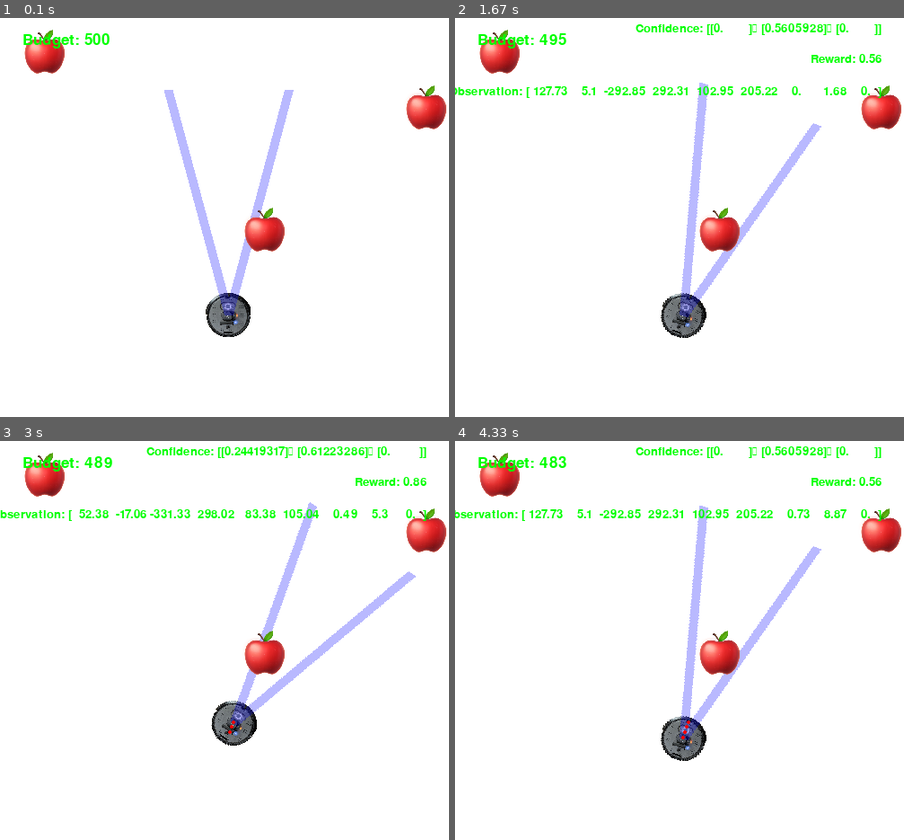
Above: before the commit, frames 1-4 (two rows, left to right).
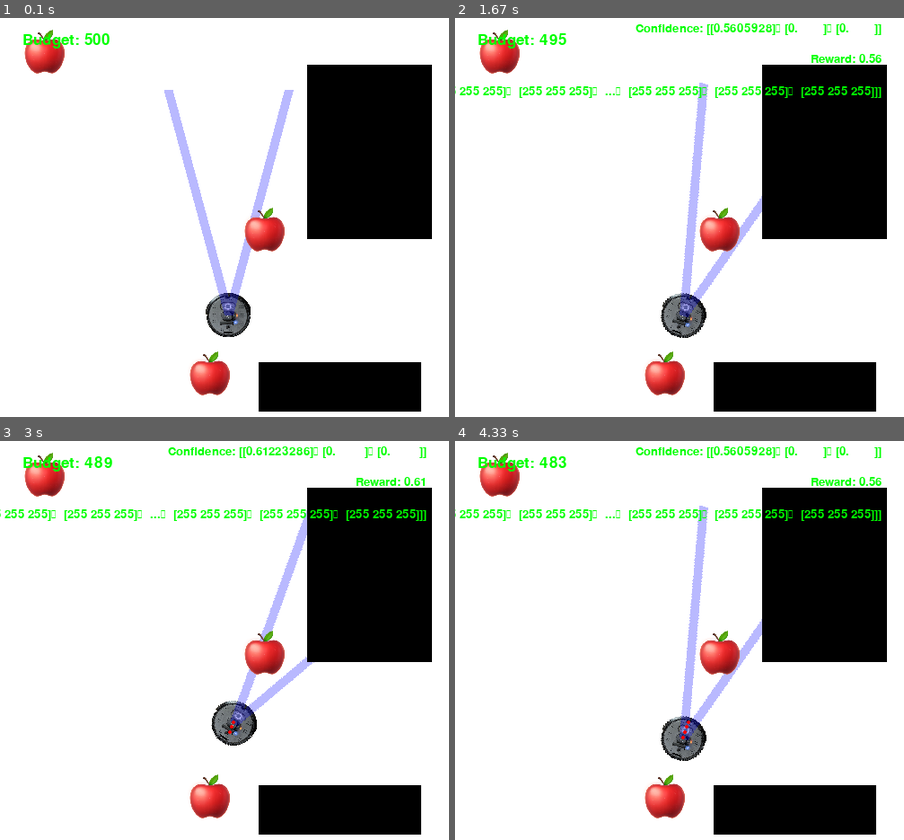
Above: after the commit, the same moments.

Repository: Anwealso/ReLOaD
Game: pygame game, started from reload/simplesim/env_gym.py
The game is run twice, just before and just after one commit, with the same random seed, the same clock (stepped at 60 frames per second) and the same inputs.
Inputs:
- Up to frame 1 (0.1 s): no input
- Up to frame 2 (1.67 s): hold Space 0.33-0.8 s; hold Right 0.33-0.8 s; tap Space at 0.83, 1.33 s; hold Right from 1.27 s (still down)
- Up to frame 3 (3 s): release Right at 1.82 s; hold Up 1.85-2.47 s; tap Space at 1.92, 2.57 s; hold Right from 2.5 s (still down)
- Up to frame 4 (4.33 s): release Right at 3.1 s; hold Left 3.13-3.73 s; tap Space at 3.2, 3.83 s; hold Down from 3.77 s (still down)

The runs differ from the first frame. In frame 1, 18% of the frame differs, in the area x 42-100%, y 11-99%; in frame 2, 19%; in frame 3, 20%, in the area x 0-100%, y 1-99%; in frame 4, 19%.

Commit message:
Got rl training CNN from image running

Diff:
--- /dev/null
+++ b/reload/simplesim/atari_demo.py
@@ -0,0 +1,80 @@
+from stable_baselines3.common.env_util import make_atari_env
+from stable_baselines3.common.vec_env import VecFrameStack
+from stable_baselines3 import A2C, PPO, DQN, DDPG, TD3
+from stable_baselines3.common.env_util import make_vec_env
+from stable_baselines3.common.env_checker import check_env
+
+# Import our main environment
+from env_gym import SimpleSimGym
+# Environment Parameters
+STARTING_BUDGET = 500
+NUM_TARGETS = 2
+PLAYER_FOV = 60
+RENDER_MODE = "rgb_array"
+# This simple toggle can be used to switch which environment we are training the notebook on
+env_mode = 2  # 0 for GoLeft, 1 for GoDownLeft, 2 for SimpleSimGym
+
+
+config = {
+    "policy": 'MlpPolicy',
+    "total_timesteps": 20_000,
+    "logdir": "logs/",
+    "savedir": "saved_models/"
+}
+
+
+# --------------------------------- SIMPLESIM -------------------------------- #
+# Import our main environment
+from env_gym import SimpleSimGym
+# Environment Parameters
+STARTING_BUDGET = 500
+NUM_TARGETS = 2
+PLAYER_FOV = 60
+RENDER_MODE = "rgb_array"
+# This simple toggle can be used to switch which environment we are training the notebook on
+# env_mode = 2  # 0 for GoLeft, 1 for GoDownLeft, 2 for SimpleSimGym
+
+env = SimpleSimGym(starting_budget=STARTING_BUDGET, num_targets=NUM_TARGETS, player_fov=PLAYER_FOV, render_mode=None)
+vec_env = make_vec_env(SimpleSimGym, n_envs=1, monitor_dir=config["logdir"], env_kwargs=dict(starting_budget=STARTING_BUDGET, num_targets=NUM_TARGETS, player_fov=PLAYER_FOV, render_mode=RENDER_MODE))
+# vec_env = VecFrameStack(vec_env, n_stack=4)
+vec_env = VecFrameStack(vec_env, n_stack=1)
+
+# ----------------------------------- ATARI ---------------------------------- #
+# # There already exists an environment generator
+# # that will make and wrap atari environments correctly.
+# # Here we are also multi-worker training (n_envs=4 => 4 environments)
+# vec_env = make_atari_env("PongNoFrameskip-v4", n_envs=4, seed=0)
+# # Frame-stacking with 4 frames
+# vec_env = VecFrameStack(vec_env, n_stack=4)
+
+
+# If the environment don't follow the interface, an error will be thrown
+check_env(env, warn=True)
+
+# ----------------------------------- MODEL ---------------------------------- #
+model = PPO("CnnPolicy", vec_env, verbose=1)
+# model = DQN('MlpPolicy', vec_env, learning_rate=1e-3, prioritized_replay=True, verbose=1)
+# model = ACER('CnnPolicy', vec_env, verbose=1)
+
+
+# --------------------------------- TRAINING --------------------------------- #
+model.learn(total_timesteps=config["total_timesteps"], progress_bar=True)
+print("Done with training.")
+
+
+# ----------------------------------- EVAL ----------------------------------- #
+RENDER_MODE = "human"
+env = SimpleSimGym(starting_budget=STARTING_BUDGET, num_targets=NUM_TARGETS, player_fov=PLAYER_FOV, render_mode=None)
+eval_vec_env = make_vec_env(SimpleSimGym, n_envs=1, monitor_dir=config["logdir"], env_kwargs=dict(starting_budget=STARTING_BUDGET, num_targets=NUM_TARGETS, player_fov=PLAYER_FOV, render_mode=RENDER_MODE))
+
+print("Running validation ...")
+obs = eval_vec_env.reset()
+i=0
+while True:
+    print(f"Step {i}")
+    i+=1
+
+    action, _states = model.predict(obs, deterministic=False)
+    obs, rewards, dones, info = eval_vec_env.step(action)
+
+    eval_vec_env.render()
--- a/reload/simplesim/env.py
+++ b/reload/simplesim/env.py
@@ -236,7 +236,7 @@
 
         self.curriculum = 1  # no limit unless this member variable is set manually
         self.min_target_dist = 0  # was 80
-        self.num_walls = 0
+        self.num_walls = 2
         # self.spawn_walls(self.num_walls)
         self.spawn_robot(player_fov)
         self.spawn_targets(self.num_targets)
@@ -641,6 +641,25 @@
 
         return state_dict
 
+    def fully_explored(self, target_index):
+        """
+        Check if a target has been surveyed good-enough
+        """
+
+        confidence_threshold = 10
+
+        if np.sum(self.confidences[target_index, :]) > confidence_threshold:
+            return True
+        else:
+            return False
+
+    def all_fully_explored(self):
+        for target_index in range(0, len(self.targets)):
+            if not self.fully_explored(target_index):
+                return False
+
+        return True
+
     def step(self, action):
         """
         Runs the game logic (controller)
@@ -717,13 +736,15 @@
         if self.render_mode == "rgb_array":
             return self._render_frame()
 
-    def _render_frame(self):
+    def _render_frame(self, render_mode=None):
+        if render_mode == None:
+            render_mode = self.render_mode
         pygame.init()
-        if self.window is None and self.render_mode == "human":
+        if self.window is None and render_mode == "human":
             pygame.display.init()
             self.window = pygame.display.set_mode((self.window_size, self.window_size))
             pygame.display.set_caption("ReLOaD Simulator")
-        if self.clock is None and self.render_mode == "human":
+        if self.clock is None and render_mode == "human":
             self.clock = pygame.time.Clock()
 
         # ------------------ Create the base canvas and load assets ------------------ #
@@ -825,21 +846,23 @@
         # pygame.draw.circle(canvas, (0, 255, 0), (self.robot.x, self.robot.y), 5) # robot centre
 
         # Draw the targets
-        for target in self.targets:
-            # Set the sprite and hitbox size
-            if target.rank == 1:
-                image = target50
-            elif target.rank == 2:
-                image = target100
-            else:
-                image = target150
-
-            # Setup Render Surfs
-            rotated_target_surf = pygame.transform.rotate(image, target.angle - 90)
-            rotated_target_rect = rotated_target_surf.get_rect()
-            rotated_target_rect.center = (target.x, target.y)
-            canvas.blit(rotated_target_surf, rotated_target_rect)
-            # pygame.draw.circle(canvas, (0, 255, 0), (target.x, target.y), 5) # target centre
+        for target_index, target in enumerate(self.targets):
+            # if render_mode == "human" or not self.fully_explored(target_index):
+            if not self.fully_explored(target_index):
+                # Set the sprite and hitbox size
+                if target.rank == 1:
+                    image = target50
+                elif target.rank == 2:
+                    image = target100
+                else:
+                    image = target150
+
+                # Setup Render Surfs
+                rotated_target_surf = pygame.transform.rotate(image, target.angle - 90)
+                rotated_target_rect = rotated_target_surf.get_rect()
+                rotated_target_rect.center = (target.x, target.y)
+                canvas.blit(rotated_target_surf, rotated_target_rect)
+                # pygame.draw.circle(canvas, (0, 255, 0), (target.x, target.y), 5) # target centre
 
         # Draw the walls
         wall: Wall
@@ -856,42 +879,43 @@
             # pygame.draw.circle(canvas, (0, 0, 255), (wall.xmin, wall.ymin), 5)
             # pygame.draw.circle(canvas, (0, 0, 255), (wall.xmax, wall.ymax), 5)
 
-        # Draw the robot's trail
-        for point in self.robot.trail:
-            pygame.draw.circle(canvas, (255, 0, 0), point, 2)
-
-        # Draw the onscreen menu text
-        # font = pygame.font.SysFont("arial", 30)
-        font = pygame.font.Font(None, 25)
-
-        budget_text = font.render("Budget: " + str(self.budget), 1, (0, 255, 0))
-        canvas.blit(budget_text, (25, 25))
-
-        play_again_text = font.render("Press Tab to Play Again", 1, (0, 255, 0))
-        if self.gameover:
-            canvas.blit(
-                play_again_text,
-                (
-                    self.window_size // 2 - play_again_text.get_width() // 2,
-                    self.window_size // 2 - play_again_text.get_height() // 2,
-                ),
-            )
-
-        pause_text = font.render("Press P to Unpause", 1, (0, 255, 0))
-        if self.paused:
-            canvas.blit(
-                pause_text,
-                (
-                    self.window_size // 2 - pause_text.get_width() // 2,
-                    self.window_size // 2 - pause_text.get_height() // 2,
-                ),
-            )
-
-        # Render the socreboard info
-        self.render_scoreboard(canvas)
+        if render_mode == "human":
+            # Draw the robot's trail
+            for point in self.robot.trail:
+                pygame.draw.circle(canvas, (255, 0, 0), point, 2)
+
+            # Draw the onscreen menu text
+            # font = pygame.font.SysFont("arial", 30)
+            font = pygame.font.Font(None, 25)
+
+            budget_text = font.render("Budget: " + str(self.budget), 1, (0, 255, 0))
+            canvas.blit(budget_text, (25, 25))
+
+            play_again_text = font.render("Press Tab to Play Again", 1, (0, 255, 0))
+            if self.gameover:
+                canvas.blit(
+                    play_again_text,
+                    (
+                        self.window_size // 2 - play_again_text.get_width() // 2,
+                        self.window_size // 2 - play_again_text.get_height() // 2,
+                    ),
+                )
+
+            pause_text = font.render("Press P to Unpause", 1, (0, 255, 0))
+            if self.paused:
+                canvas.blit(
+                    pause_text,
+                    (
+                        self.window_size // 2 - pause_text.get_width() // 2,
+                        self.window_size // 2 - pause_text.get_height() // 2,
+                    ),
+                )
+
+            # Render the socreboard info
+            self.render_scoreboard(canvas)
 
         # --------------- Send the rendered view to the relevant viewer -------------- #
-        if self.render_mode == "human":
+        if render_mode == "human":
             # The following line copies our drawings from `canvas` to the visible window
             self.window.blit(canvas, canvas.get_rect())
             pygame.event.pump()
--- a/reload/simplesim/env_gym.py
+++ b/reload/simplesim/env_gym.py
@@ -5,6 +5,8 @@
 import time
 import gymnasium as gym
 from gymnasium import spaces
+from matplotlib import pyplot as plt
+from PIL import Image
 
 
 class SimpleSimGym(gym.Env):
@@ -42,30 +44,43 @@
         self.action_space = spaces.Discrete(5)
 
         max_dist = math.sqrt(2 * (self.game.window_size**2))
+
+
+        self.image_size = 84
         # Observations (visible state):
-        self.observation_space_unflattened = spaces.Dict(
-            {
-                # "agent": spaces.Box(
-                #     np.array([0, 0, 0]).astype(np.float32),
-                #     np.array(
-                #         [self.game.window_size, self.game.window_size, 359]
-                #     ).astype(np.float32),
-                # ),  # agent (x, y, angle)
-                "targets": spaces.Box(
-                    low=-max_dist,
-                    high=self.game.starting_budget*self.game.num_targets,
-                    shape=(3, num_targets),
-                    dtype=np.float32,
-                ),  # target position (rel_x, rel_y, target_sum_conf)
-                # "environment": spaces.Box(
-                #     np.array([0]).astype(np.float32),
-                #     np.array([self.game.starting_budget]).astype(np.float32),
-                # ),  # environment remaining budget
-            }
-        )
-        self.observation_space = spaces.utils.flatten_space(
-            self.observation_space_unflattened
-        )
+        self.observation_space = spaces.Box(
+            low=0,
+            high=255,
+            shape=(self.image_size, self.image_size, 3),
+            dtype=np.uint8
+        )
+
+
+
+        # # Observations (visible state):
+        # self.observation_space_unflattened = spaces.Dict(
+        #     {
+        #         # "agent": spaces.Box(
+        #         #     np.array([0, 0, 0]).astype(np.float32),
+        #         #     np.array(
+        #         #         [self.game.window_size, self.game.window_size, 359]
+        #         #     ).astype(np.float32),
+        #         # ),  # agent (x, y, angle)
+        #         "targets": spaces.Box(
+        #             low=-max_dist,
+        #             high=self.game.starting_budget*self.game.num_targets,
+        #             shape=(3, num_targets),
+        #             dtype=np.float32,
+        #         ),  # target position (rel_x, rel_y, target_sum_conf)
+        #         # "environment": spaces.Box(
+        #         #     np.array([0]).astype(np.float32),
+        #         #     np.array([self.game.starting_budget]).astype(np.float32),
+        #         # ),  # environment remaining budget
+        #     }
+        # )
+        # self.observation_space = spaces.utils.flatten_space(
+        #     self.observation_space_unflattened
+        # )
 
         self.current_entropies = np.zeros((self.game.num_targets, 1), dtype=np.float32)
         self.target_rewards = [0, 0]
@@ -74,49 +89,59 @@
         self.clock = None
 
     def _get_obs(self):
-        # ----------------------------------- AGENT ---------------------------------- #
-        # Agent x,y,angle
-        # agent_x_cart = self.game.robot.x
-        # agent_y_cart = self.game.window_size - self.game.robot.x
-        # agent_info = np.array(
-        #     [agent_x_cart, agent_y_cart, self.game.robot.angle]
-        # ).astype(np.float32)
-
-        # ---------------------------------- TARGETS --------------------------------- #
-        # Target relative positions (dx,dy)
-        target_info = np.zeros(shape=(3, len(self.game.targets)), dtype=np.float32)
-        for i, target in enumerate(self.game.targets):
-            target_x_cart = target.x
-            target_y_cart = self.game.window_size - target.y
-
-            # # Add target absolute positions
-            # target_info[0][i] = target_x_cart
-            # target_info[1][i] = target_y_cart
-
-            # Add target relative positions
-            robot_x_cart = self.game.robot.x
-            robot_y_cart = self.game.window_size - self.game.robot.y
-            dx = target_x_cart - robot_x_cart
-            dy = target_y_cart - robot_y_cart
-            (dx, dy) = self.world_to_body_frame(dx, dy)  # convert to body frame
-            target_info[0, i] = dx
-            target_info[1, i] = dy
-
-            # Add current object sum of confidence over all time
-            # target_info[2, i] = float(np.sum(self.game.confidences[i, :]))
-            # target_info[2, i] = self.get_closeness(self.game.robot, target)
-            target_info[2, i] = min(10, float(np.sum(self.game.confidences[i, :])))
-
-        observation = spaces.utils.flatten(
-            self.observation_space_unflattened,
-            {
-                # "agent": agent_info,
-                "targets": target_info,
-                # "environment": self.game.budget,
-            },
-        )
-
-        return observation
+        # # ----------------------------------- AGENT ---------------------------------- #
+        # # Agent x,y,angle
+        # # agent_x_cart = self.game.robot.x
+        # # agent_y_cart = self.game.window_size - self.game.robot.x
+        # # agent_info = np.array(
+        # #     [agent_x_cart, agent_y_cart, self.game.robot.angle]
+        # # ).astype(np.float32)
+
+        # # ---------------------------------- TARGETS --------------------------------- #
+        # # Target relative positions (dx,dy)
+        # target_info = np.zeros(shape=(3, len(self.game.targets)), dtype=np.float32)
+        # for i, target in enumerate(self.game.targets):
+        #     target_x_cart = target.x
+        #     target_y_cart = self.game.window_size - target.y
+
+        #     # # Add target absolute positions
+        #     # target_info[0][i] = target_x_cart
+        #     # target_info[1][i] = target_y_cart
+
+        #     # Add target relative positions
+        #     robot_x_cart = self.game.robot.x
+        #     robot_y_cart = self.game.window_size - self.game.robot.y
+        #     dx = target_x_cart - robot_x_cart
+        #     dy = target_y_cart - robot_y_cart
+        #     (dx, dy) = self.world_to_body_frame(dx, dy)  # convert to body frame
+        #     target_info[0, i] = dx
+        #     target_info[1, i] = dy
+
+        #     # Add current object sum of confidence over all time
+        #     # target_info[2, i] = float(np.sum(self.game.confidences[i, :]))
+        #     # target_info[2, i] = self.get_closeness(self.game.robot, target)
+        #     target_info[2, i] = min(10, float(np.sum(self.game.confidences[i, :])))
+
+        # observation = spaces.utils.flatten(
+        #     self.observation_space_unflattened,
+        #     {
+        #         # "agent": agent_info,
+        #         "targets": target_info,
+        #         # "environment": self.game.budget,
+        #     },
+        # )
+
+        img = self.game._render_frame(render_mode="rgb_array")
+        img = Image.fromarray(img)
+        img = img.resize((self.image_size, self.image_size), resample=Image.Resampling.NEAREST)
+        img = np.asarray(img)
+
+        # plt.figure()
+        # plt.imshow(img)
+        # plt.imsave("current_frame.jpg", img)
+        # plt.close()
+
+        return img
 
     def _get_reward(self, action):
         """
@@ -128,29 +153,11 @@
 
         reward = 0
         for i, target in enumerate(self.game.targets):
-            if not self.fully_explored(i):
+            if not self.game.fully_explored(i):
                 reward += float(self.game.current_confidences[i])
+        # print(f"confidences: {self.game.current_confidences}")
 
         return reward
-
-    def fully_explored(self, target_index):
-        """
-        Check if a target has been surveyed good-enough
-        """
-
-        confidence_threshold = 10
-
-        if np.sum(self.game.confidences[target_index, :]) > confidence_threshold:
-            return True
-        else:
-            return False
-
-    def all_fully_explored(self):
-        for target_index in range(0, len(self.game.targets)):
-            if not self.fully_explored(target_index):
-                return False
-
-        return True
 
     # def _get_end_reward(self):
     #     """
@@ -300,20 +307,15 @@
         # Get the (optimal possible) number of steps that can be spent at the goal
         # steps_at_goal = self.game.starting_budget - (self.min_cost_to_goal()/self.action_cost)
         steps_at_goal = self.game.starting_budget - self.min_steps_to_goal()
-        # print("")
-        # print(f"steps_at_goal: {steps_at_goal}")
 
         # Goal reward must compensate the agent for the cost to get to the goal
         # plus the step costs across the whole episode.
         total_goal_reward = self.min_cost_to_goal() + (
             self.game.starting_budget * self.step_cost
         )
-        # print(f"total_goal_reward: {total_goal_reward}")
 
         # The amount of the reward to give the agent for each step
         step_goal_reward = total_goal_reward / steps_at_goal
-        # print(f"step_goal_reward: {step_goal_reward}")
-        # print("")
 
         reward = 0
         for i, target in enumerate(self.game.targets):
@@ -374,9 +376,6 @@
         dtheta = (
             dtheta - 180 if dtheta > 180 else dtheta
         )  # correct since we can go clockwise or anti-clockwise
-        # print(f"dtheta1: {dtheta}\r")
-        # dtheta = 180-dtheta if dtheta>90 else dtheta # correct since we can also reverse into the target
-        # print(f"dtheta2: {dtheta}")
         num_turn_actions = math.floor(
             dtheta / self.game.robot.turn_rate
         )  # each turn action is 5deg
@@ -457,11 +456,13 @@
             reward = self._get_reward(action)
             if self.game.budget == 0:
                 terminated = True
-            if self.all_fully_explored():
+            if self.game.all_fully_explored():
                 # Reward only given at the end of the episode
                 truncated = True
                 # Give a 100 end reward for finishing all goals
                 reward += 100
+
+        # print(f"reward: {reward}")
 
         return obs, reward, terminated, truncated, info
 
@@ -504,29 +505,16 @@
     )
 
     # View Env Specs
-    # utils.show_env_summary(py_env)
     num_episodes = 10
     env.reset()
 
-    # curriculum = np.linspace(0, 1, num=(int(num_episodes))) # increase from 5 to farthest corner distance
-    # print(curriculum)
-
-    # env.game.curriculum = curriculum[0]
     for i in range(num_episodes):
-        # Set the level of the curriculum
-        # env.game.curriculum = curriculum[i]
-        # env.reset()
-        # print(f"curriculum: {curriculum[i]}")
-
         terminated = False
         truncated = False
         ep_reward = 0
         found = False
         j = 0
 
-        # DEBUG
-        # print(f"min_cost_to_goal: {env.min_cost_to_goal()}")
-
         while not (terminated or truncated):
             time.sleep(0.05)
             action = env.game.get_action_interactive()
@@ -535,15 +523,6 @@
             observation, reward, terminated, truncated, info = env.step(action)
 
             j += 1
-            # print(f"Reward: {format(reward, '.2f')}, Observation: {observation}\n")
-
-            # if reward > -env.step_cost and found == False:
-            #     # print(f"Real Cost to Reach Goal: {j * env.action_cost}")
-            #     # print(f"Real Actions to Reach Goal: {j}")
-
-            #     # env.print_goal_reward()
-            #     found = True
-
             ep_reward += reward
 
             if terminated or truncated:
Binary file added: reload/simplesim/current_frame.jpg
Not shown, changed: reload/simplesim/train_agent_simplesim.ipynb
